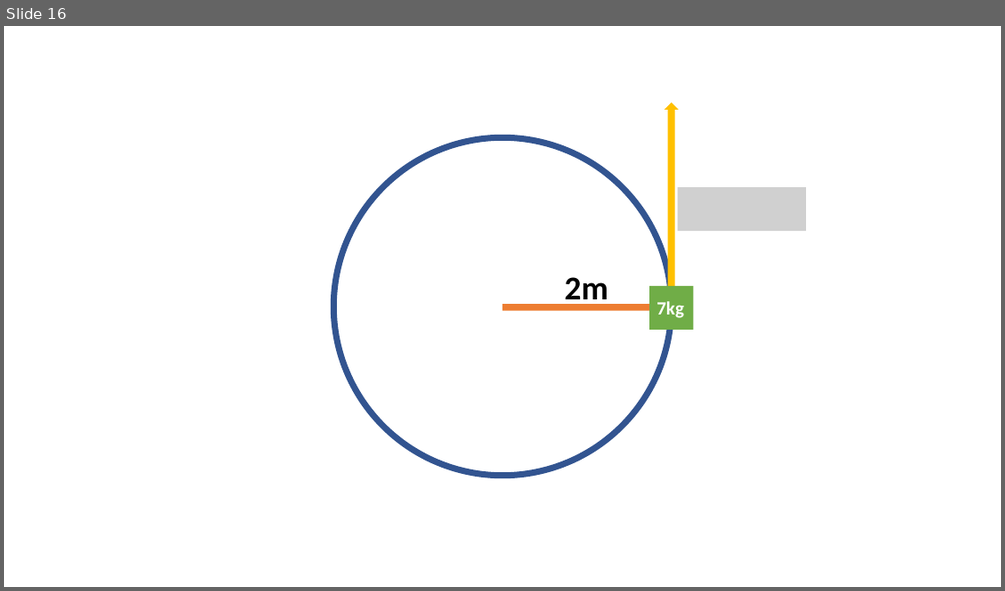
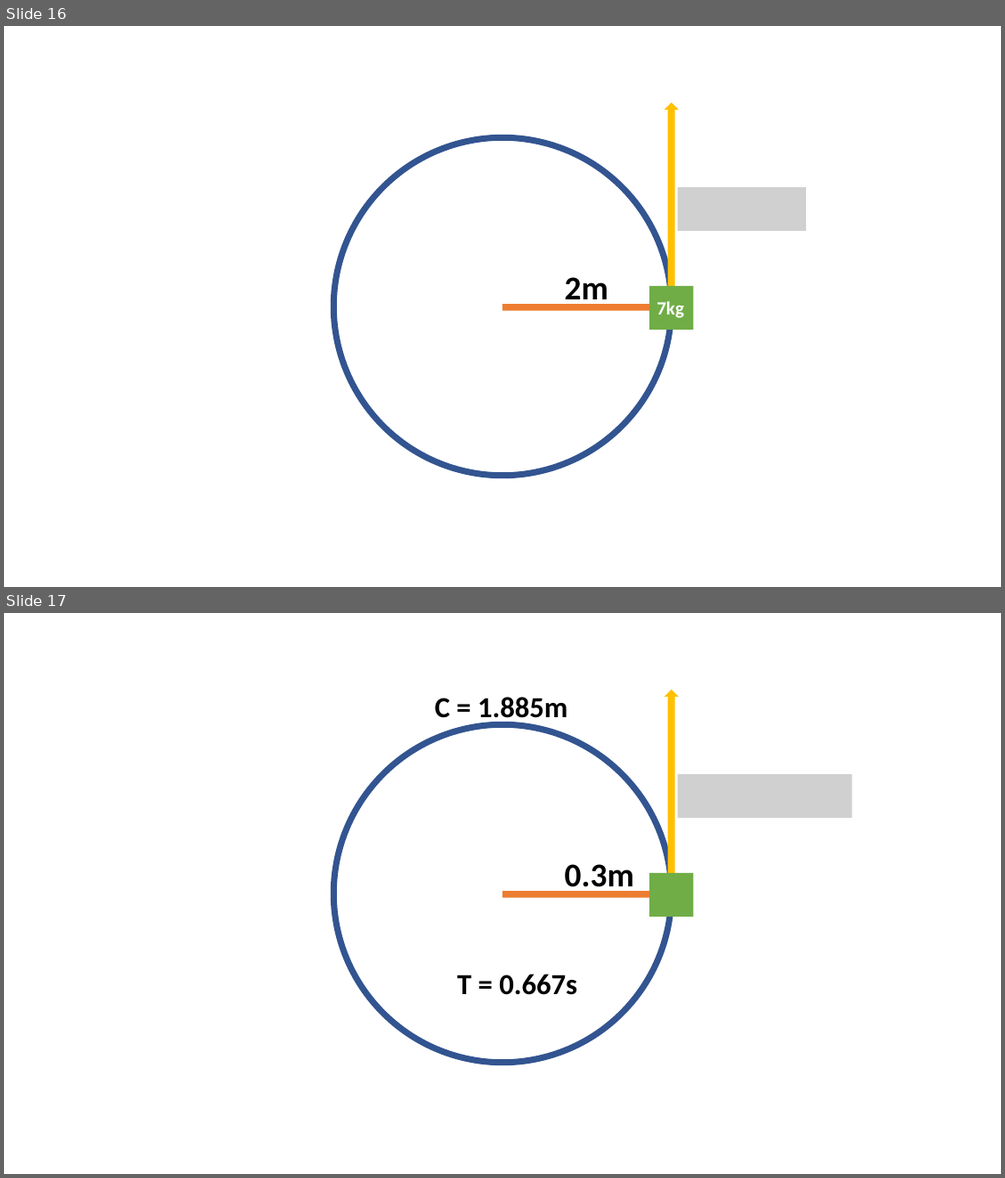
Before and after one commit to finnito/Science, a slide deck: content/12phy/as91171/assets/figures.pptx. Shown one above the other, each under a label of ours: slide 16 before the commit, slides 16 and 17 after it. The pictures are 1005x591 and 1005x1178 pixels, drawn with LibreOffice and Linux fonts; fonts in the diff are those of the drawing; grey boxes stand for pictures. Boxes give left, top, right and bottom in pixels: in the first picture for what was removed or moved away, otherwise in the second. Text is boxed around its words. In the diff, an @@ line names an element or a change of style, - is before the commit and + after.

```diff
--- a/content/12phy/as91171/assets/figures.pptx
+++ b/content/12phy/as91171/assets/figures.pptx
@@ slide 17 added at <box>4,613,1001,1174</box>, background #FFFFFF @@
@@ up arrow added at <box>664,690,679,897</box>, fill #FFC000 @@
@@ text added at <box>435,697,567,725</box>, 28 pt, text #000000, bold @@
+C = 1.885m
@@ ellipse added at <box>334,724,672,1062</box>, outline #325491 6 pt @@
@@ picture added at <box>678,774,852,818</box> @@
@@ text added at <box>565,864,634,895</box>, 32 pt, text #000000, bold @@
+0.3m
@@ rectangle added at <box>649,873,694,916</box>, fill #70AD47 @@
@@ rectangle added at <box>502,892,672,898</box>, fill #ED7D31 @@
@@ text added at <box>457,973,577,995</box>, 28 pt, text #000000, bold @@
+T = 0.667s
```
Also in this commit, not shown: 2 other files.
